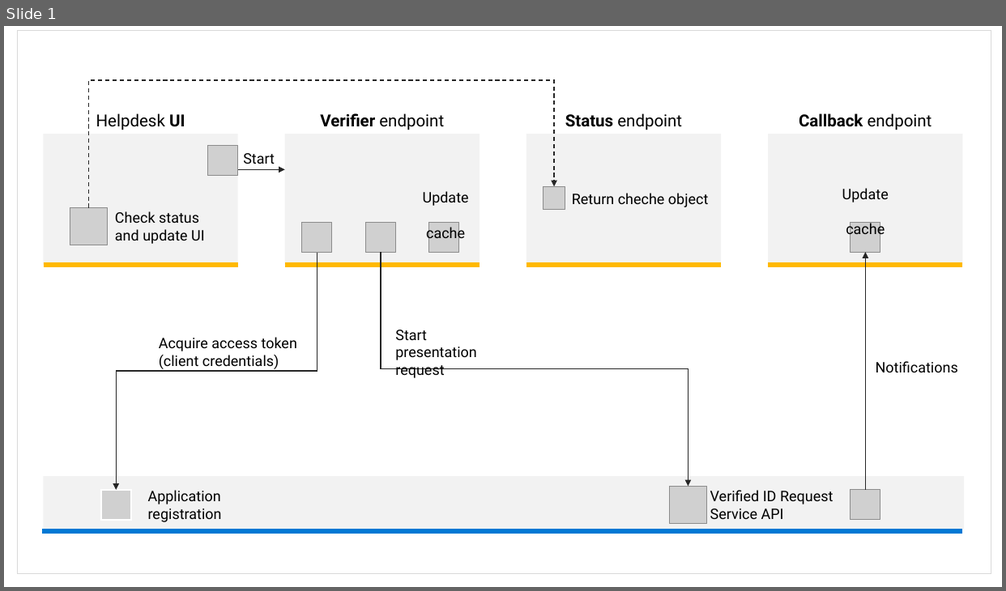
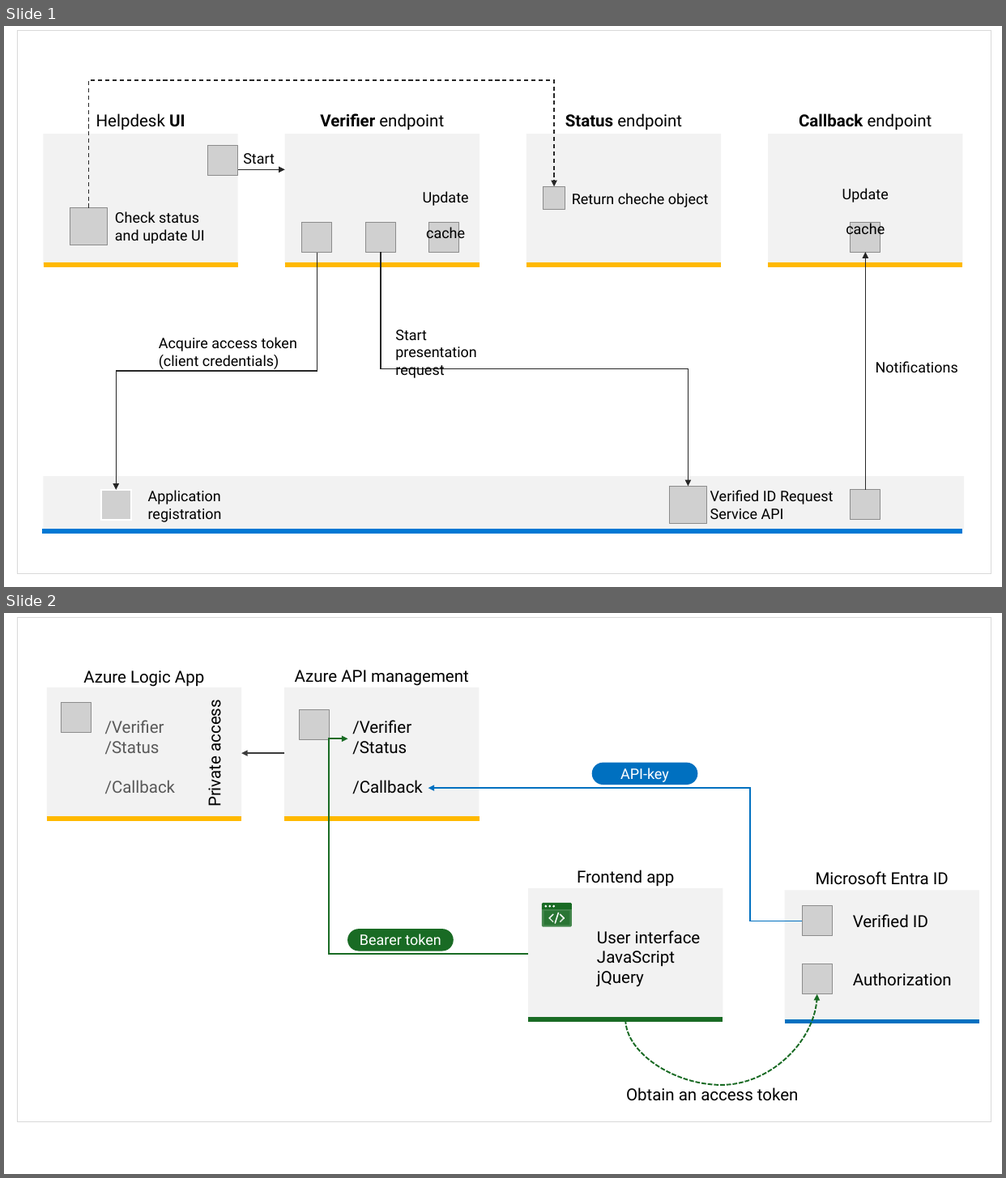
Before and after one commit to yoelhor/vid-logic-app, a slide deck: help/Presentation.pptx. Shown one above the other, each under a label of ours: slide 1 before the commit, slides 1 and 2 after it. The pictures are 1006x591 and 1006x1178 pixels, drawn with LibreOffice and Linux fonts; fonts in the diff are those of the drawing; grey boxes stand for pictures. Boxes give left, top, right and bottom in pixels: in the first picture for what was removed or moved away, otherwise in the second. Text is boxed around its words. In the diff, an @@ line names an element or a change of style, - is before the commit and + after.

```diff
--- a/help/Presentation.pptx
+++ b/help/Presentation.pptx
@@ slide 2 added at (4, 613, 1002, 1174), background #FFFFFF @@
@@ rectangle added at (17, 618, 991, 1122), outline #D9D9D9 1 pt @@
@@ text added at (83, 671, 204, 687), 16 pt, text #000000 @@
+Azure Logic App
@@ text added at (295, 670, 469, 686), 16 pt, text #000000 @@
+Azure API management
@@ rounded rectangle added at (47, 688, 241, 820), fill #F2F2F2 @@
@@ picture added at (62, 702, 91, 732) @@
@@ text added at (203, 705, 225, 806), 16 pt, text #000000 @@
+Private access
@@ rounded rectangle added at (285, 688, 479, 820), fill #F2F2F2 @@
@@ picture added at (299, 709, 329, 739) @@
@@ text added at (105, 720, 175, 794), 16 pt, text #595959 @@
+/Verifier
+/Status
+/Callback
@@ text added at (352, 720, 422, 794), 16 pt, text #000000 @@
+/Verifier
+/Status
+/Callback
@@ arrow added from (285, 753) to (241, 753), #3A3A3A 1.5 pt @@
@@ elbow arrow added from (528, 954) to (347, 739), #196B24 1.5 pt @@
@@ rounded rectangle added at (592, 763, 697, 786), fill #0070C0, 14 pt, text #FFFFFF @@
+API-key
@@ elbow arrow added from (802, 922) to (428, 788), #0070C0 1.5 pt @@
@@ line added from (47, 819) to (241, 819), #FFB900 4.5 pt @@
@@ line added from (285, 819) to (479, 819), #FFB900 4.5 pt @@
@@ text added at (577, 870, 674, 887), 16 pt, text #000000 @@
+Frontend app
@@ text added at (816, 871, 948, 885), 16 pt, text #000000 @@
+Microsoft Entra ID
@@ rounded rectangle added at (528, 888, 722, 1020), fill #F2F2F2 @@
@@ rounded rectangle added at (785, 891, 979, 1023), fill #F2F2F2 @@
@@ group added at (543, 903, 572, 927): 7 freeform shapes @@
@@ picture added at (802, 906, 832, 936) @@
@@ text added at (853, 914, 928, 928), 16 pt, text #000000 @@
+Verified ID
@@ rounded rectangle added at (347, 929, 454, 952), fill #196B24, 14 pt, text #FFFFFF @@
+Bearer token
@@ text added at (597, 931, 701, 987), 16 pt, text #000000 @@
+User interface
+JavaScript
+jQuery
@@ picture added at (802, 965, 832, 995) @@
@@ text added at (853, 973, 952, 986), 16 pt, text #000000 @@
+Authorization
@@ curved arrow added from (625, 1020) to (817, 995), #196B24 1.5 pt dashed @@
@@ line added from (528, 1020) to (722, 1020), #196B24 4.5 pt @@
@@ line added from (785, 1022) to (979, 1022), #0070C0 4.5 pt @@
@@ text added at (626, 1085, 799, 1101), 16 pt, text #000000 @@
+Obtain an access token
```
Also in this commit, not shown: 2 other files.
